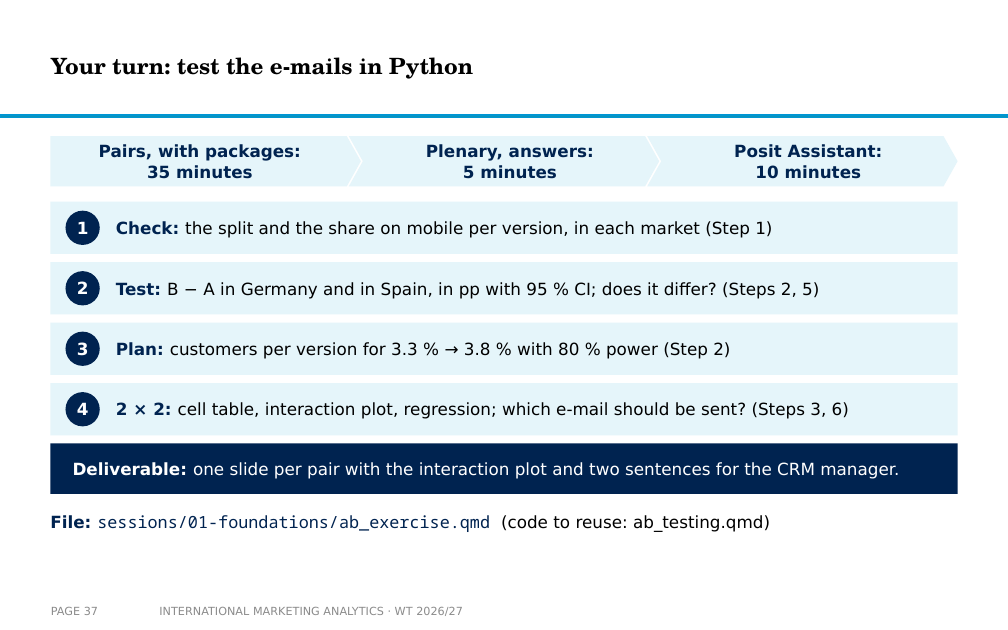
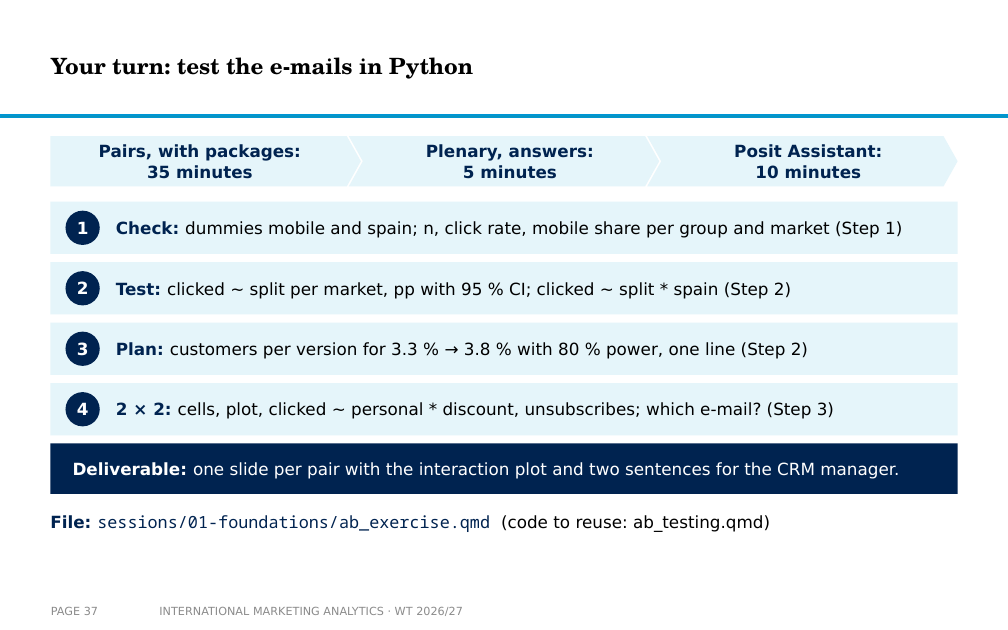
Before and after one commit to arnefloh-wu/international-marketing-analytics-teaching, a slide deck: slide 37 of slides/experiments-and-ab-testing_WT26-27.pptx. Drawn at 1008x630 pixels with LibreOffice and Linux fonts; fonts in the diff are those of the drawing; background and template pictures are left out. Boxes give left, top, right and bottom in pixels: in the first picture for what was removed or moved away, otherwise in the second. Text is boxed around its words. In the diff, an @@ line names an element or a change of style, - is before the commit and + after.

```diff
--- a/slides/experiments-and-ab-testing_WT26-27.pptx
+++ b/slides/experiments-and-ab-testing_WT26-27.pptx
@@ text at <box>116,221,902,238</box>: text changed @@
-Check: the split and the share on mobile per version, in each market (Step 1)
+Check: dummies mobile and spain; n, click rate, mobile share per group and market (Step 1)
@@ text at <box>116,282,791,299</box>: text changed @@
-Test: B − A in Germany and in Spain, in pp with 95 % CI; does it differ? (Steps 2, 5)
+Test: clicked ~ split per market, pp with 95 % CI; clicked ~ split * spain (Step 2)
@@ text at <box>116,342,808,359</box>: text changed @@
-Plan: customers per version for 3.3 % → 3.8 % with 80 % power (Step 2)
+Plan: customers per version for 3.3 % → 3.8 % with 80 % power, one line (Step 2)
@@ text at <box>116,402,834,419</box>: text changed @@
-2 × 2: cell table, interaction plot, regression; which e-mail should be sent? (Steps 3, 6)
+2 × 2: cells, plot, clicked ~ personal * discount, unsubscribes; which e-mail? (Step 3)
```
Also in this commit, not shown: 9 other slides changed, 1 slide added, 1 slide removed, 5 other files.
